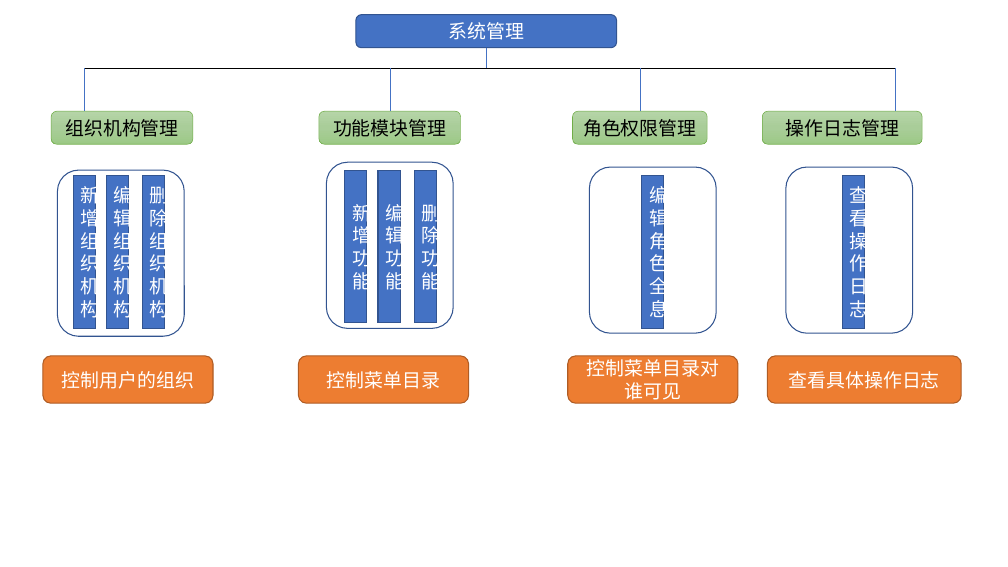
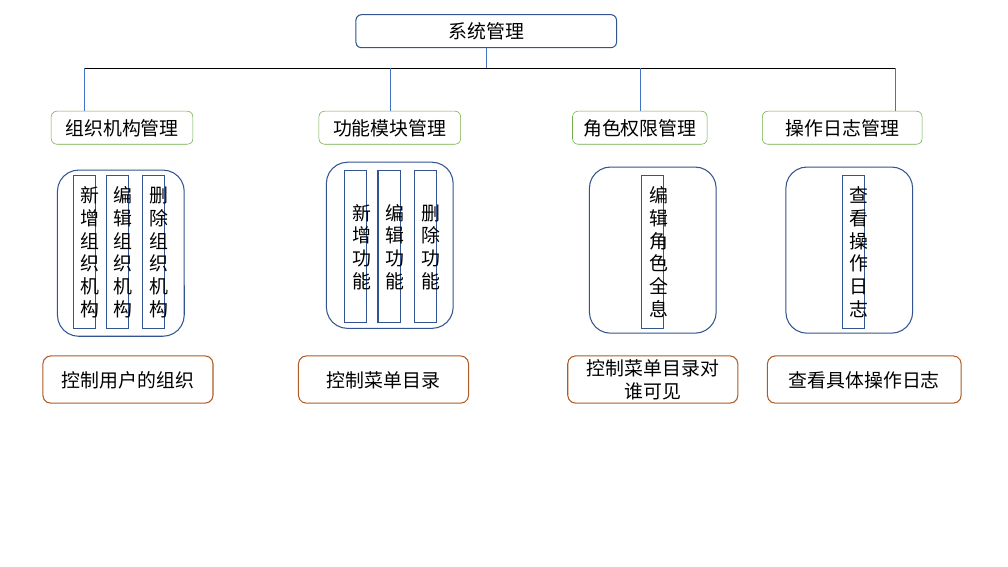
Before and after one commit to simple5960/bishe, a slide deck: slide 21 of 答辩.pptx. Drawn at 1008x567 pixels with LibreOffice and Linux fonts; fonts in the diff are those of the drawing. Boxes give left, top, right and bottom in pixels: in the first picture for what was removed or moved away, otherwise in the second. Text is boxed around its words. In the diff, an @@ line names an element or a change of style, - is before the commit and + after.

```diff
--- a/答辩.pptx
+++ b/答辩.pptx
@@ fill gradient #B5D5A7 to #AACE9A to #9CC987 to none in 4 elements at box(51, 111, 193, 144), box(319, 111, 461, 144), box(572, 111, 707, 144), box(762, 111, 922, 144) @@
@@ text colour #FFFFFF to #000000; fill #4472C4 to none in 9 elements at box(356, 14, 617, 48), box(73, 175, 95, 328), box(107, 175, 129, 328), box(143, 175, 165, 328), box(345, 170, 367, 323), box(378, 170, 400, 323), box(414, 170, 436, 323), box(642, 175, 664, 328), box(842, 175, 864, 328) @@
@@ text colour #FFFFFF to #000000; fill #ED7D31 to none in 4 elements at box(43, 356, 213, 403), box(299, 356, 469, 403), box(568, 356, 738, 403), box(768, 356, 961, 403) @@
```
Also in this commit, not shown: 4 other slides changed, 2 slides added, 1 other file.
